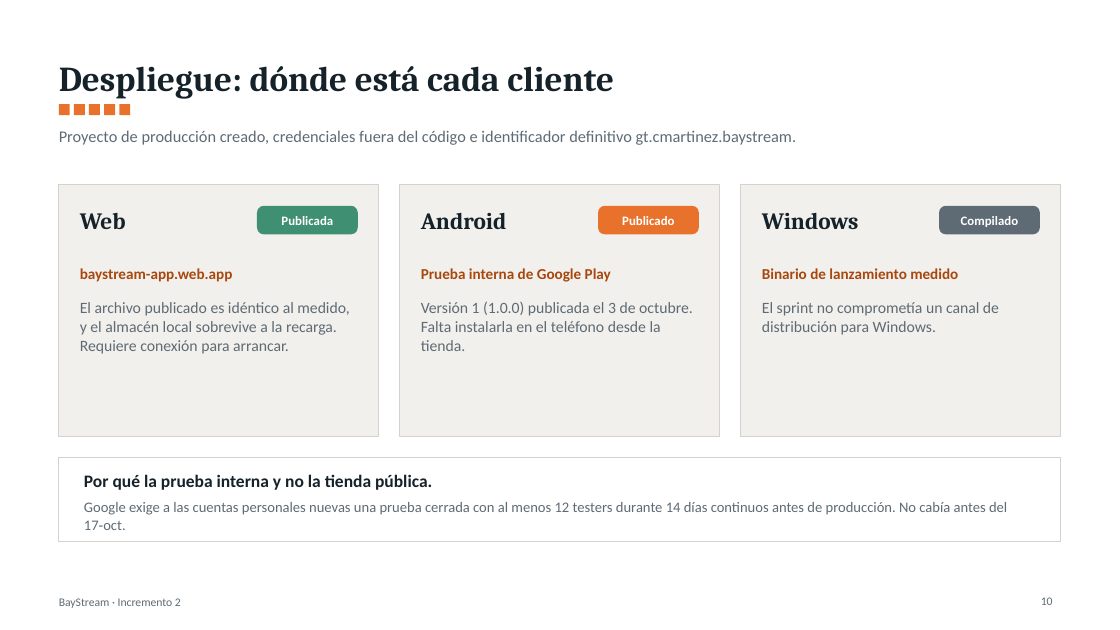
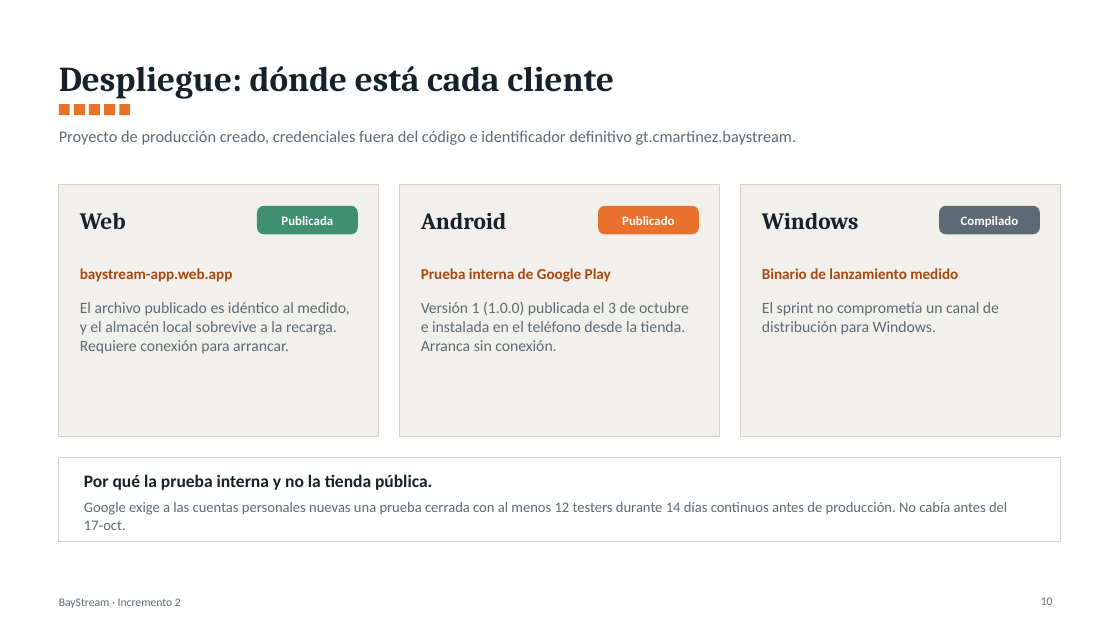
Before and after one commit to YovaWarrior/Proyecto-BayStream, a slide deck: slide 10 of docs/BayStream_Incremento2_Presentacion.pptx. Drawn at 1120x630 pixels with LibreOffice and Linux fonts; fonts in the diff are those of the drawing. Boxes give left, top, right and bottom in pixels: in the first picture for what was removed or moved away, otherwise in the second. Text is boxed around its words. In the diff, an @@ line names an element or a change of style, - is before the commit and + after.

Commit message:
Sprint 2 cerrado: T-49 terminada, 26 de 26 tareas y 35.0 h
Decision 10.49: la app instalada desde Google Play arranca sin red y abre un plan real. Entrega del 17-oct con corte al 6-oct: documento con el apartado III.G de la prueba de campo (Tabla 89, Tablas 77-90), presentacion de 14 diapositivas y tablero 26/26. RNF ajustados a pantallas de 1920x1080 y a Windows 11 con Windows 10 en uso. Caso MAGELLAN STAR con las respuestas de Carlos y el IMDG 42-24 recibido, fuera del repositorio.

```diff
--- a/docs/BayStream_Incremento2_Presentacion.pptx
+++ b/docs/BayStream_Incremento2_Presentacion.pptx
@@ text at [421, 301, 689, 351]: text changed @@
-Versión 1 (1.0.0) publicada el 3 de octubre. Falta instalarla en el teléfono desde la tienda.
+Versión 1 (1.0.0) publicada el 3 de octubre e instalada en el teléfono desde la tienda. Arranca sin conexión.
```
Also in this commit, not shown: 5 other slides changed, 1 slide added, 5 other files.
